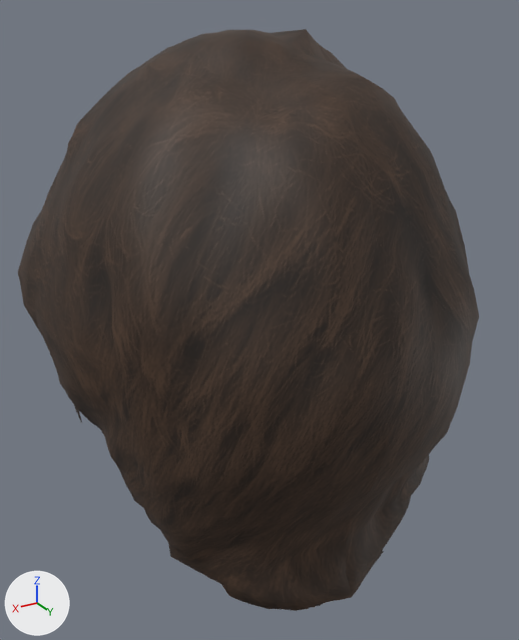
One commit to the glTF model assets/humans/unified/hair_short02.glb: the scene before it, then after it.
The view is the same before and after, from a 50 mm camera at (0.152, 0.204, 1.69) aimed at (-0.006, -0.058, 1.559). Arrows for +X, +Y and +Z are at lower left; the lights stay in place. The picture after the commit comes second. Shape keys are drawn at the values saved in each file.

Names of what the first picture shows: 'Hair_short02'.
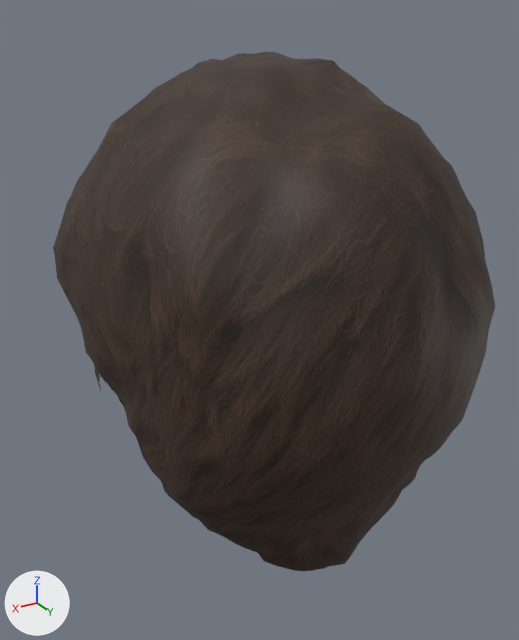
What the commit changed:
In shape key 'gender_female' (key_0_gender_female), value goes from 1.0 to 0.0.
In shape key 'gender_male' (key_1_gender_male), value goes from 1.0 to 0.0.
In shape key 'age_child' (key_2_age_child), value goes from 1.0 to 0.0.
In shape key 'age_old' (key_3_age_old), value goes from 1.0 to 0.0.
In shape key 'weight_min' (key_4_weight_min), value goes from 1.0 to 0.0.
In shape key 'weight_max' (key_5_weight_max), value goes from 1.0 to 0.0.
In shape key 'muscle_min' (key_6_muscle_min), value goes from 1.0 to 0.0.
In shape key 'muscle_max' (key_7_muscle_max), value goes from 1.0 to 0.0.
In shape key 'height_short' (key_8_height_short), value goes from 1.0 to 0.0.
In shape key 'height_tall' (key_9_height_tall), value goes from 1.0 to 0.0.
In shape key 'proportions_ideal' (key_10_proportions_ideal), value goes from 1.0 to 0.0.
In shape key 'proportions_uncommon' (key_11_proportions_uncommon), value goes from 1.0 to 0.0.
In shape key 'face_nose_width_decr' (key_12_face_nose_width_decr), value goes from 1.0 to 0.0.
In shape key 'face_nose_width_incr' (key_13_face_nose_width_incr), value goes from 1.0 to 0.0.
In shape key 'face_nose_length_decr' (key_14_face_nose_length_decr), value goes from 1.0 to 0.0.
In shape key 'face_nose_length_incr' (key_15_face_nose_length_incr), value goes from 1.0 to 0.0.
In shape key 'face_nose_height_decr' (key_16_face_nose_height_decr), value goes from 1.0 to 0.0.
In shape key 'face_nose_height_incr' (key_17_face_nose_height_incr), value goes from 1.0 to 0.0.
In shape key 'face_jaw_width_decr' (key_18_face_jaw_width_decr), value goes from 1.0 to 0.0.
In shape key 'face_jaw_width_incr' (key_19_face_jaw_width_incr), value goes from 1.0 to 0.0.
In shape key 'face_chin_decr' (key_20_face_chin_decr), value goes from 1.0 to 0.0.
In shape key 'face_chin_incr' (key_21_face_chin_incr), value goes from 1.0 to 0.0.
In shape key 'face_cheekbones_decr' (key_22_face_cheekbones_decr), value goes from 1.0 to 0.0.
In shape key 'face_cheekbones_incr' (key_23_face_cheekbones_incr), value goes from 1.0 to 0.0.
In shape key 'face_eye_size_decr' (key_24_face_eye_size_decr), value goes from 1.0 to 0.0.
In shape key 'face_eye_size_incr' (key_25_face_eye_size_incr), value goes from 1.0 to 0.0.
In shape key 'face_eye_spacing_decr' (key_26_face_eye_spacing_decr), value goes from 1.0 to 0.0.
In shape key 'face_eye_spacing_incr' (key_27_face_eye_spacing_incr), value goes from 1.0 to 0.0.
In shape key 'face_eye_tilt_decr' (key_28_face_eye_tilt_decr), value goes from 1.0 to 0.0.
In shape key 'face_eye_tilt_incr' (key_29_face_eye_tilt_incr), value goes from 1.0 to 0.0.
In shape key 'face_lips_decr' (key_30_face_lips_decr), value goes from 1.0 to 0.0.
In shape key 'face_lips_incr' (key_31_face_lips_incr), value goes from 1.0 to 0.0.
In shape key 'face_mouth_width_decr' (key_32_face_mouth_width_decr), value goes from 1.0 to 0.0.
In shape key 'face_mouth_width_incr' (key_33_face_mouth_width_incr), value goes from 1.0 to 0.0.
In shape key 'face_ear_size_decr' (key_34_face_ear_size_decr), value goes from 1.0 to 0.0.
In shape key 'face_ear_size_incr' (key_35_face_ear_size_incr), value goes from 1.0 to 0.0.
In shape key 'face_forehead_decr' (key_36_face_forehead_decr), value goes from 1.0 to 0.0.
In shape key 'face_forehead_incr' (key_37_face_forehead_incr), value goes from 1.0 to 0.0.
In shape key 'corr_gender_female__age_child' (key_38_corr_gender_female__age_child), value goes from 1.0 to 0.0.
In shape key 'corr_gender_female__age_old' (key_39_corr_gender_female__age_old), value goes from 1.0 to 0.0.
In shape key 'corr_gender_male__age_child' (key_40_corr_gender_male__age_child), value goes from 1.0 to 0.0.
In shape key 'corr_gender_male__age_old' (key_41_corr_gender_male__age_old), value goes from 1.0 to 0.0.
In shape key 'corr_weight_min__muscle_min' (key_42_corr_weight_min__muscle_min), value goes from 1.0 to 0.0.
In shape key 'corr_weight_min__muscle_max' (key_43_corr_weight_min__muscle_max), value goes from 1.0 to 0.0.
In shape key 'corr_weight_max__muscle_min' (key_44_corr_weight_max__muscle_min), value goes from 1.0 to 0.0.
In shape key 'corr_weight_max__muscle_max' (key_45_corr_weight_max__muscle_max), value goes from 1.0 to 0.0.
In shape key 'corr_gender_female__muscle_min' (key_46_corr_gender_female__muscle_min), value goes from 1.0 to 0.0.
In shape key 'corr_gender_female__muscle_max' (key_47_corr_gender_female__muscle_max), value goes from 1.0 to 0.0.
In shape key 'corr_gender_male__muscle_min' (key_48_corr_gender_male__muscle_min), value goes from 1.0 to 0.0.
In shape key 'corr_gender_male__muscle_max' (key_49_corr_gender_male__muscle_max), value goes from 1.0 to 0.0.
In shape key 'corr_gender_female__weight_min' (key_50_corr_gender_female__weight_min), value goes from 1.0 to 0.0.
In shape key 'corr_gender_female__weight_max' (key_51_corr_gender_female__weight_max), value goes from 1.0 to 0.0.
In shape key 'corr_gender_male__weight_min' (key_52_corr_gender_male__weight_min), value goes from 1.0 to 0.0.
In shape key 'corr_gender_male__weight_max' (key_53_corr_gender_male__weight_max), value goes from 1.0 to 0.0.

Pixel boxes [x1, y1, x2, y2] of what changed, in the pictures (519 x 640 px):
'Hair_short02', reshaped (11% shorter)
    before: [18, 29, 479, 611]
    after: [53, 52, 495, 571]
